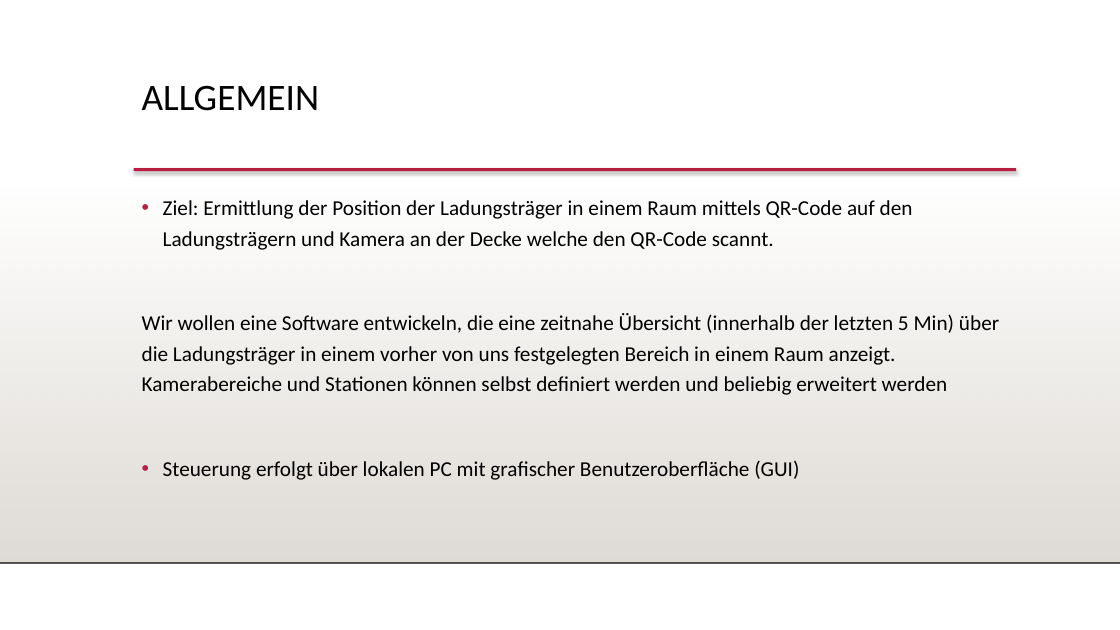
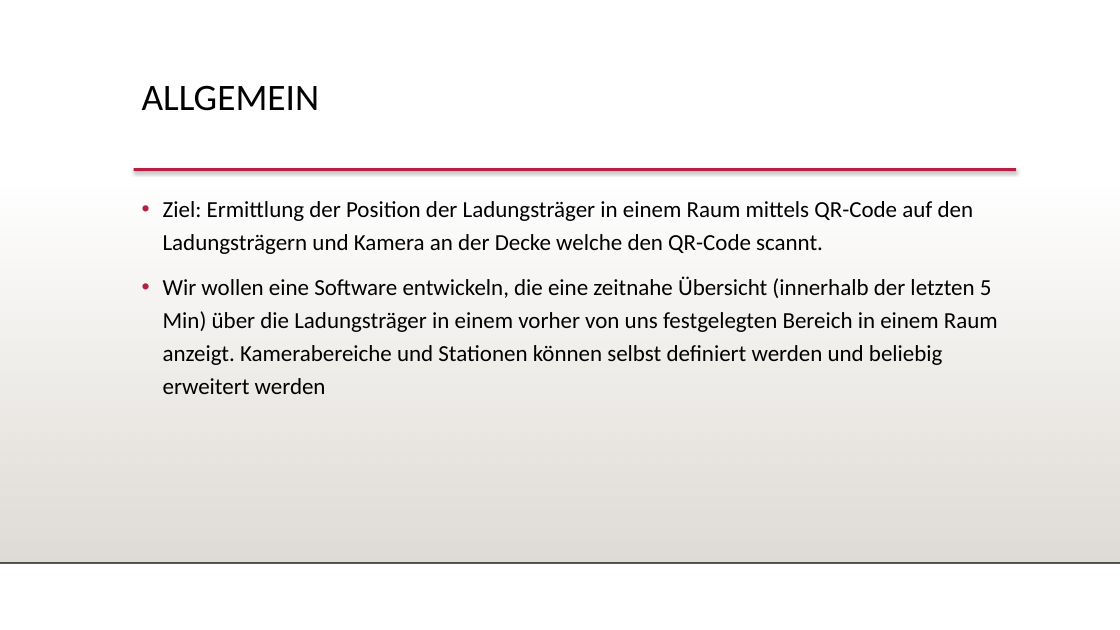
Before and after one commit to FeFi7/CarrierTracking, a slide deck: slide 2 of Dokumentation/MeilensteinPraesentation.pptx. Drawn at 1120x630 pixels with LibreOffice and Linux fonts; fonts in the diff are those of the drawing; background and template pictures are left out. Boxes give left, top, right and bottom in pixels: in the first picture for what was removed or moved away, otherwise in the second. Text is boxed around its words. In the diff, an @@ line names an element or a change of style, - is before the commit and + after.

```diff
--- a/Dokumentation/MeilensteinPraesentation.pptx
+++ b/Dokumentation/MeilensteinPraesentation.pptx
@@ text "Ziel: Ermittlung der Position der ..." at [163,201,998,394]: size 18.2 to 19.7 pt; bullet none to • @@
@@ text at [163,460,799,480]: paragraph removed @@
-• Steuerung erfolgt über lokalen PC mit grafischer Benutzeroberfläche (GUI)
```
Also in this commit, not shown: 4 other slides changed, 4 slides added, 1 slide removed.
